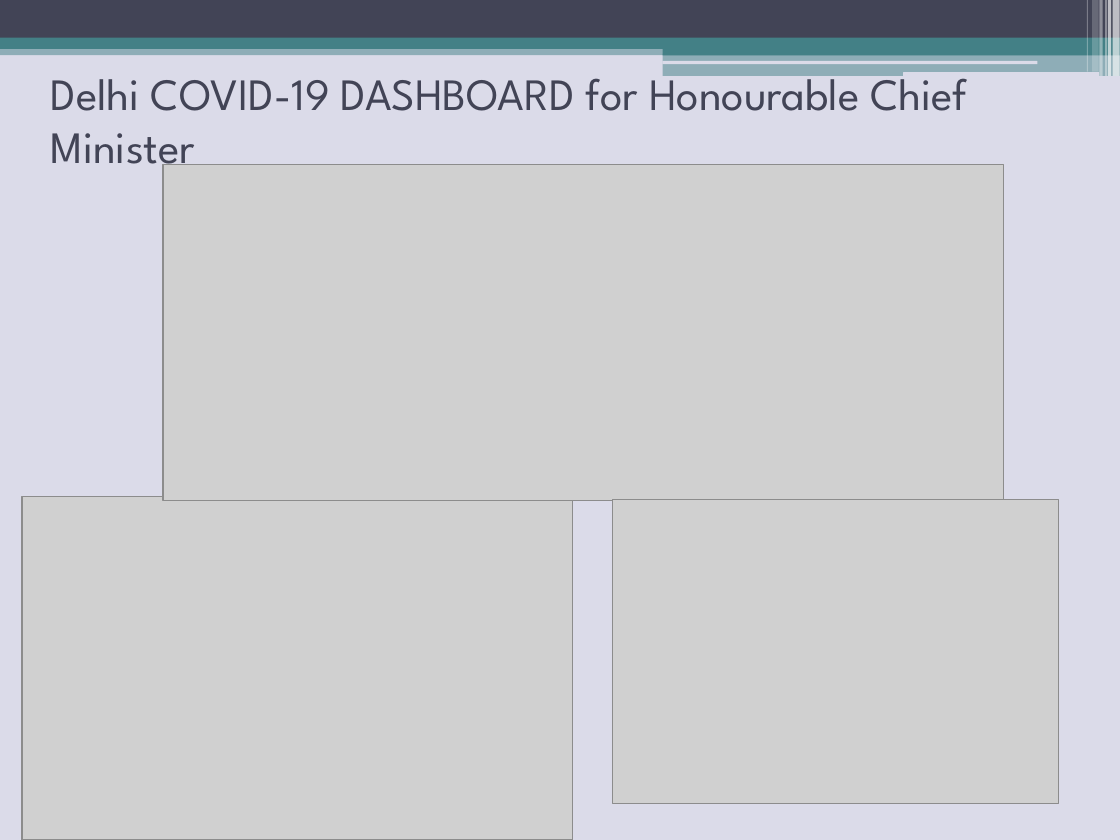
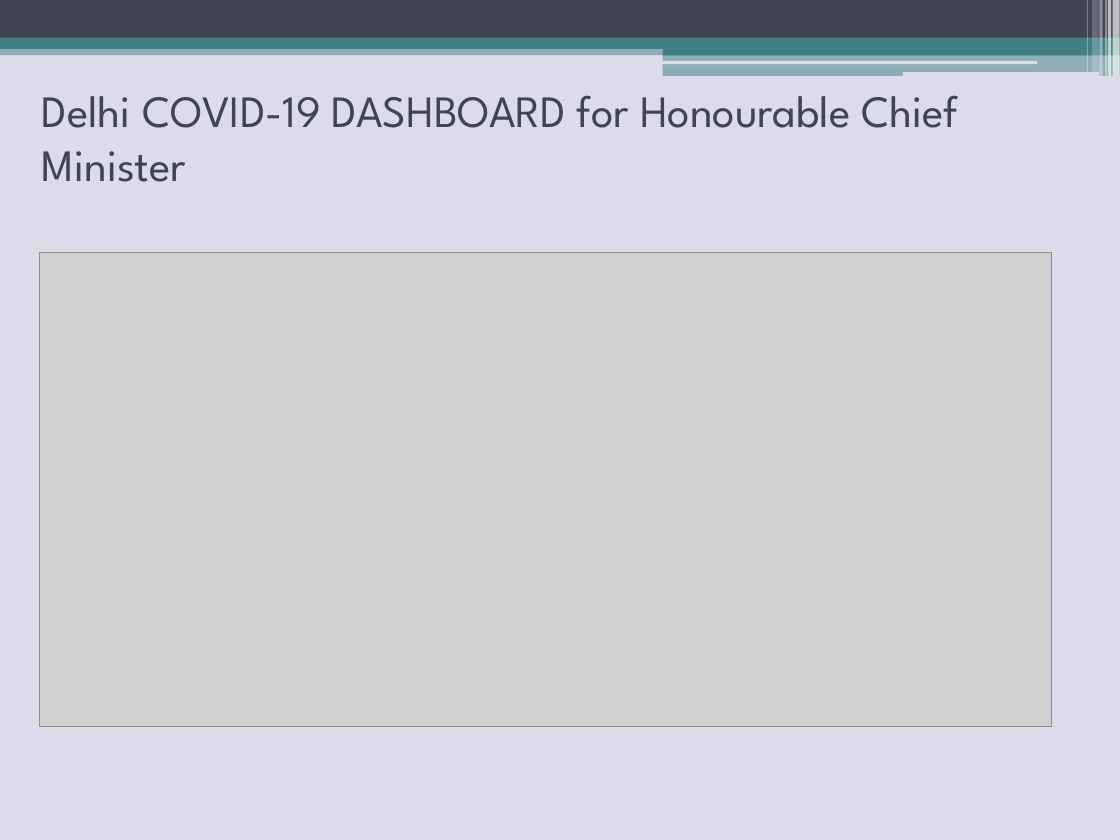
Before and after one commit to shreyanshsharma01/MyCovidProject, a slide deck: slide 2 of Minor Project 1/Detailed overview of COVID-19 for Delhi.pptx. Drawn at 1120x840 pixels with LibreOffice and Linux fonts; fonts in the diff are those of the drawing; grey boxes stand for pictures. Boxes give left, top, right and bottom in pixels: in the first picture for what was removed or moved away, otherwise in the second. Text is boxed around its words. In the diff, an @@ line names an element or a change of style, - is before the commit and + after.

Commit message:
updated file

```diff
--- a/Minor Project 1/Detailed overview of COVID-19 for Delhi.pptx
+++ b/Minor Project 1/Detailed overview of COVID-19 for Delhi.pptx
@@ title "Delhi COVID-19 DASHBOARD for Honourable ..." rewrapped from (51,65,967,177) to (42,95,959,182) @@
@@ picture removed at (164,165,1004,501) @@
@@ picture added at (39,252,1051,726) @@
@@ picture removed at (22,497,573,840) @@
@@ picture removed at (613,500,1058,804) @@
```
Also in this commit, not shown: 2 other slides changed, 1 slide added.
